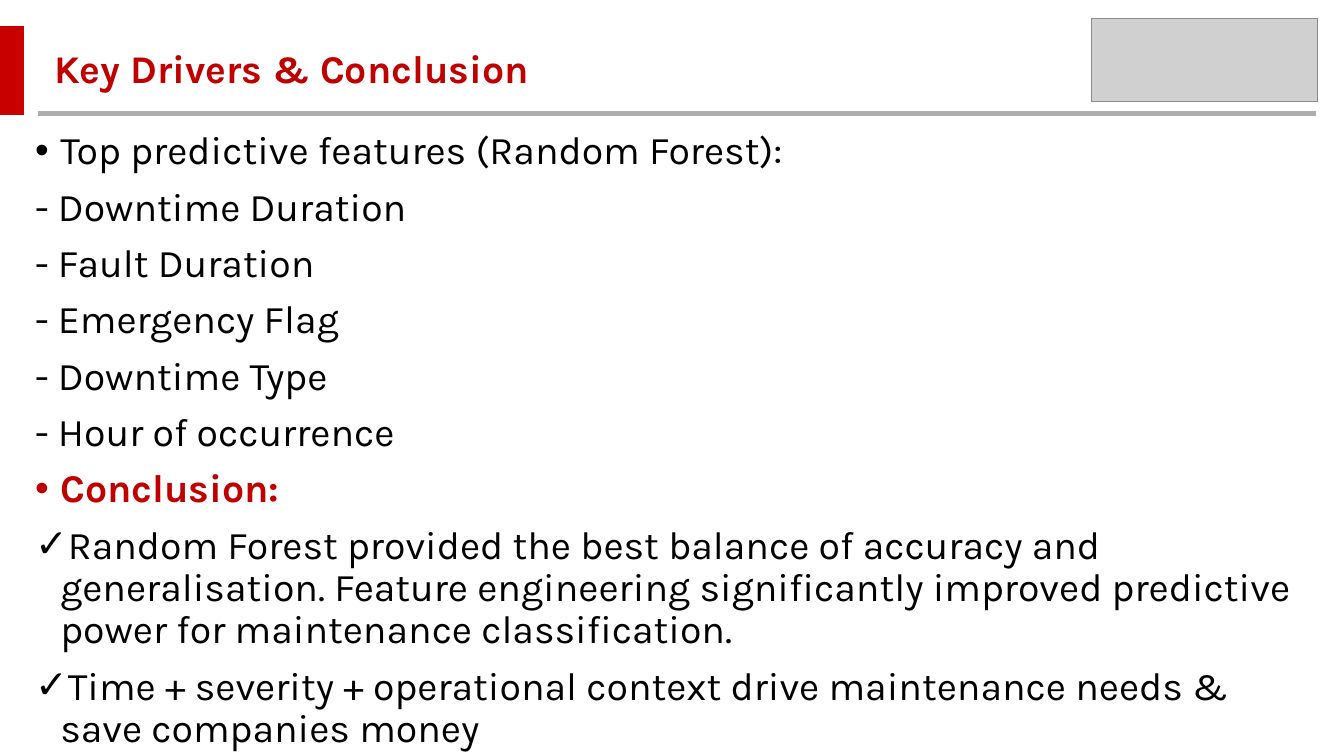
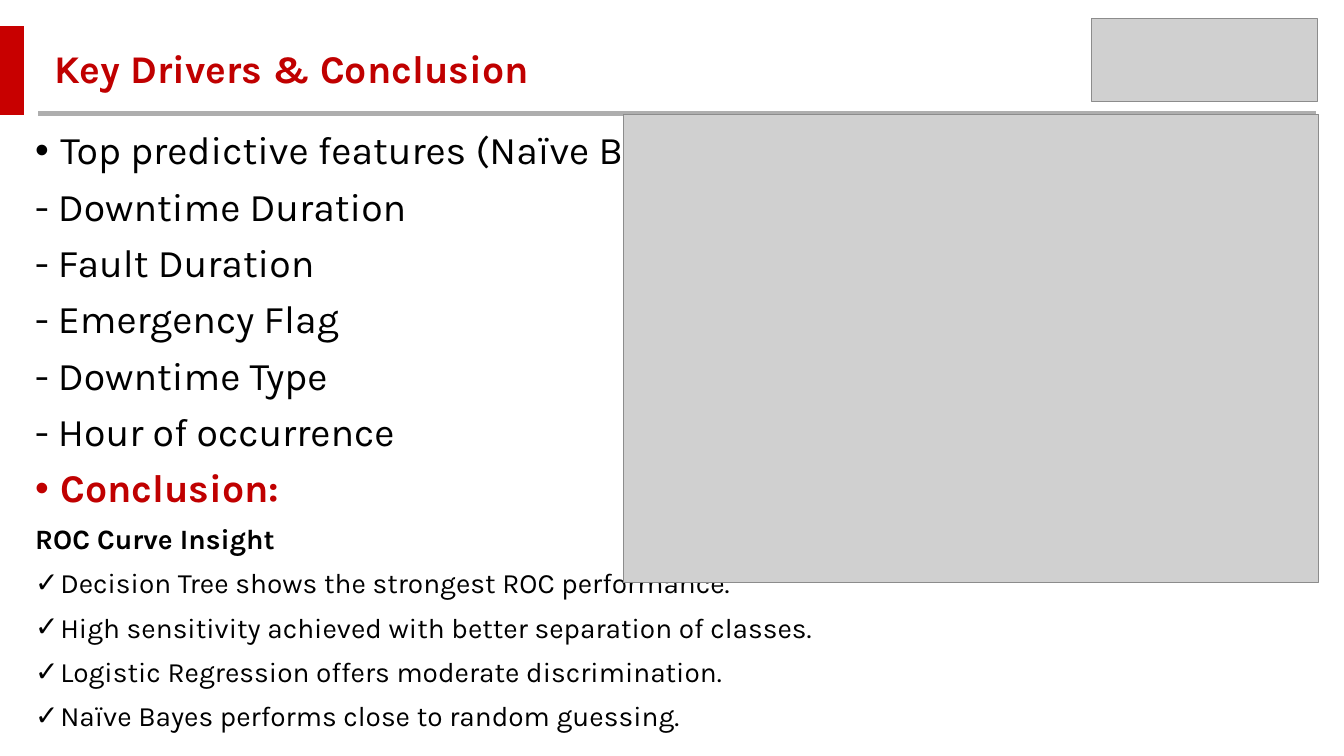
Before and after one commit to MMawande/STAT606-Machine-Learning-Assignment, a slide deck: slide 6 of Binary Classification 606.pptx. Drawn at 1344x756 pixels with LibreOffice and Linux fonts; fonts in the diff are those of the drawing; grey boxes stand for pictures. Boxes give left, top, right and bottom in pixels: in the first picture for what was removed or moved away, otherwise in the second. Text is boxed around its words. In the diff, an @@ line names an element or a change of style, - is before the commit and + after.

Commit message:
Updated the slides, and the decision tree and P1 value

```diff
--- a/Binary Classification 606.pptx
+++ b/Binary Classification 606.pptx
@@ picture added at [623,114,1319,582] @@
@@ text at [60,129,727,174]: text changed @@
-• Top predictive features (Random Forest):
+• Top predictive features (Naïve Bayes):
@@ text at [35,529,811,733]: text changed; size 28 to 20 pt @@
-✓ Random Forest provided the best balance of accuracy and generalisation. Feature engineering significantly improved predictive power for maintenance classification.
-✓ Time + severity + operational context drive maintenance needs & save companies money
+ROC Curve Insight
+✓ Decision Tree shows the strongest ROC performance.
+✓ High sensitivity achieved with better separation of classes.
+✓ Logistic Regression offers moderate discrimination.
+✓ Naïve Bayes performs close to random guessing.
```
Also in this commit, not shown: 3 other slides changed, 4 other files.
